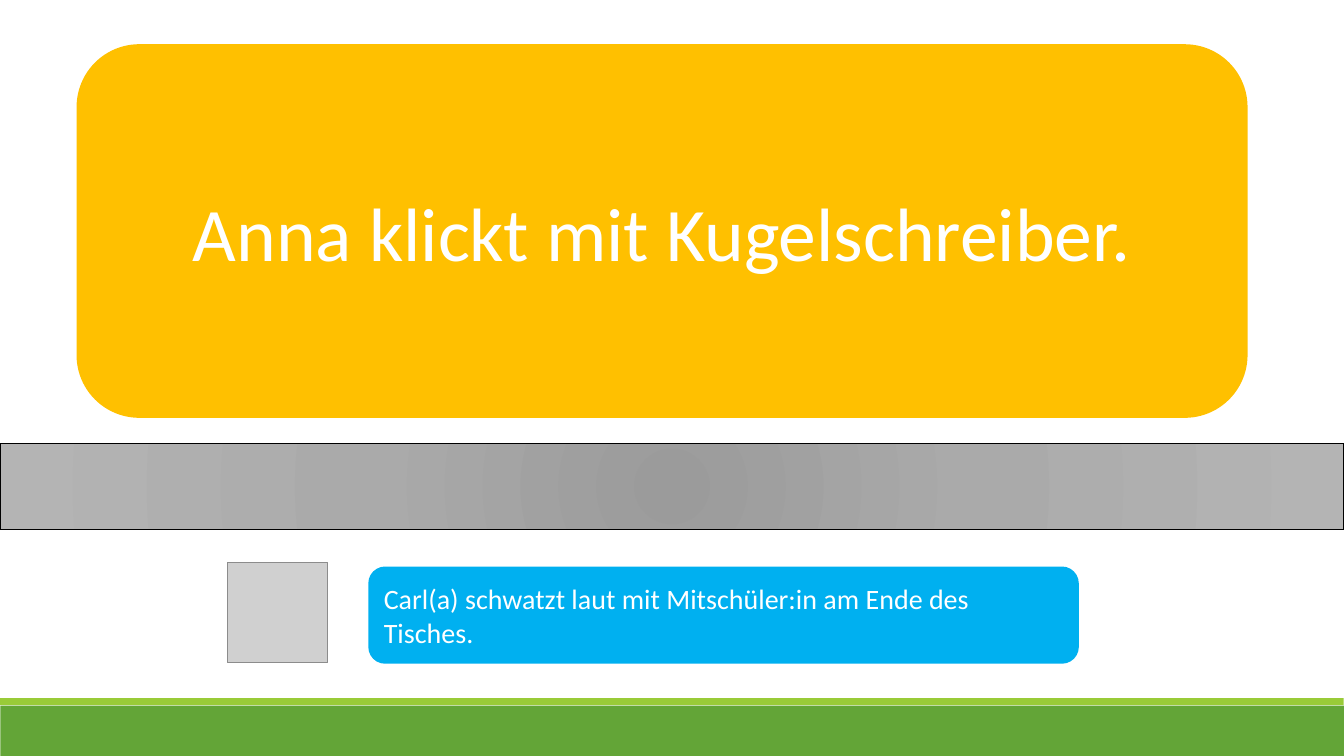
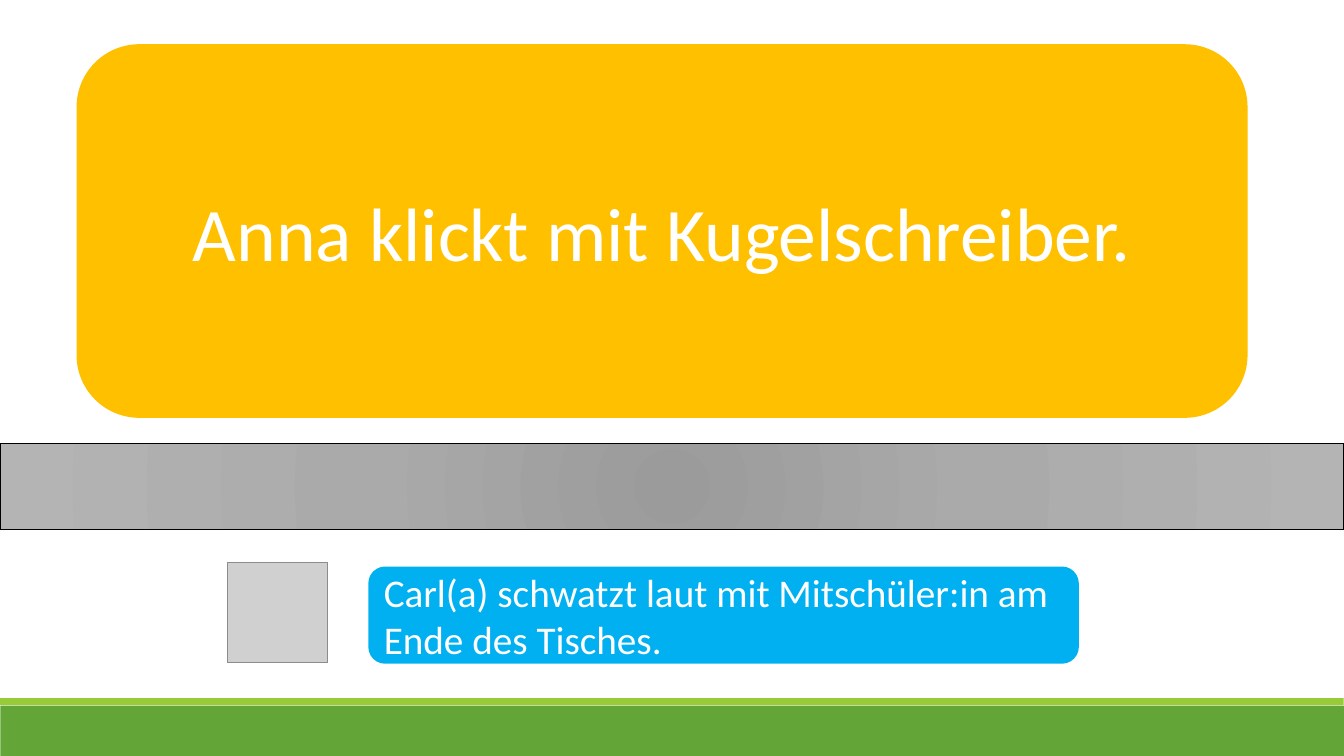
Before and after one commit to ginaamri/Mandy-PhD, a slide deck: slide 21 of studies/Laborstudie ProVisioNET/Scripts/2_script_provisionet_AL.pptx. Drawn at 1344x756 pixels with LibreOffice and Linux fonts; fonts in the diff are those of the drawing; grey boxes stand for pictures. Boxes give left, top, right and bottom in pixels: in the first picture for what was removed or moved away, otherwise in the second. Text is boxed around its words. In the diff, an @@ line names an element or a change of style, - is before the commit and + after.

```diff
--- a/studies/Laborstudie ProVisioNET/Scripts/2_script_provisionet_AL.pptx
+++ b/studies/Laborstudie ProVisioNET/Scripts/2_script_provisionet_AL.pptx
@@ rounded rectangle "Carl(a) schwatzt laut mit Mitschüler:in ..." at bbox=[369, 568, 1078, 663]: size 20 to 28 pt @@
```
Also in this commit, not shown: 18 other slides changed, 3 slides added, 1 slide removed, 8 other files.
